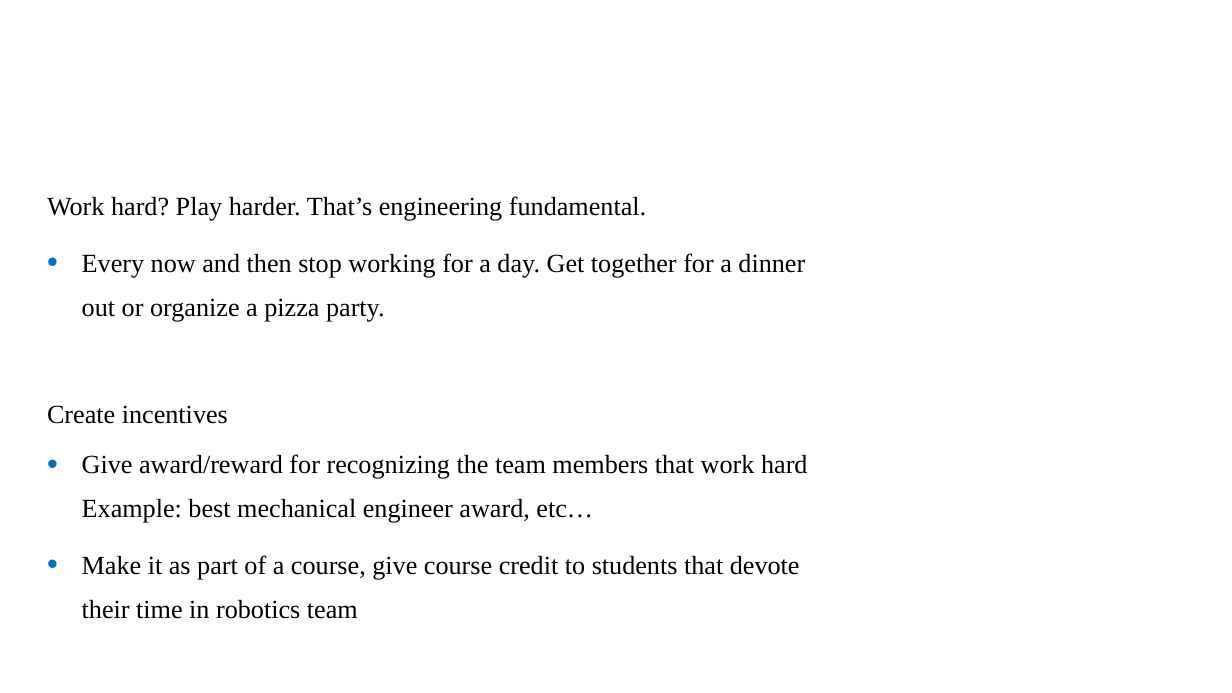
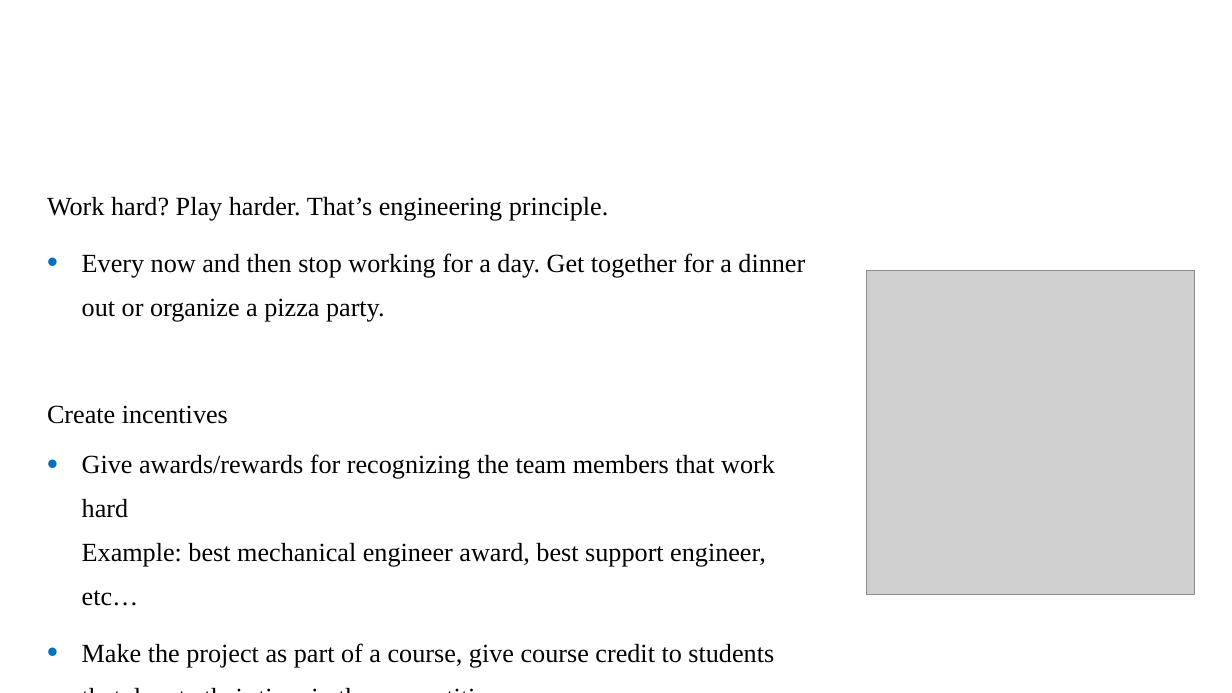
Before and after one commit to MorokotSakal/robotics-se, a slide deck: slide 17 of RoboticsTeam_SysEng_211227.pptx. Drawn at 1232x693 pixels with LibreOffice and Linux fonts; fonts in the diff are those of the drawing; grey boxes stand for pictures; background and template pictures are left out. Boxes give left, top, right and bottom in pixels: in the first picture for what was removed or moved away, otherwise in the second. Text is boxed around its words. In the diff, an @@ line names an element or a change of style, - is before the commit and + after.

```diff
--- a/RoboticsTeam_SysEng_211227.pptx
+++ b/RoboticsTeam_SysEng_211227.pptx
@@ text at <box>47,196,609,221</box>: text changed @@
-Work hard? Play harder. That’s engineering fundamental.
+Work hard? Play harder. That’s engineering principle.
@@ picture added at <box>867,271,1194,594</box> @@
@@ text at <box>82,454,775,668</box>: text changed @@
-• Give award/reward for recognizing the team members that work hard
-  Example: best mechanical engineer award, etc…
-• Make it as part of a course, give course credit to students that devote their time in robotics team
+• Give awards/rewards for recognizing the team members that work hard
+  Example: best mechanical engineer award, best support engineer, etc…
+• Make the project as part of a course, give course credit to students that devote their time in the competition.
```
Also in this commit, not shown: 14 other slides changed, 2 slides added, 1 slide removed.
